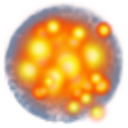
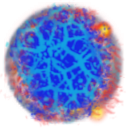
Layers edited between the first and the second 128px x 128px image:
added layer "BlueSpray" above "RedSpray" over box(4, 1, 122, 125)
added layer "RedSpray" above "YellowSpray" over box(0, 0, 126, 128)
"Water": opacity 100% → 80%, painted on it over box(2, 1, 126, 126)
